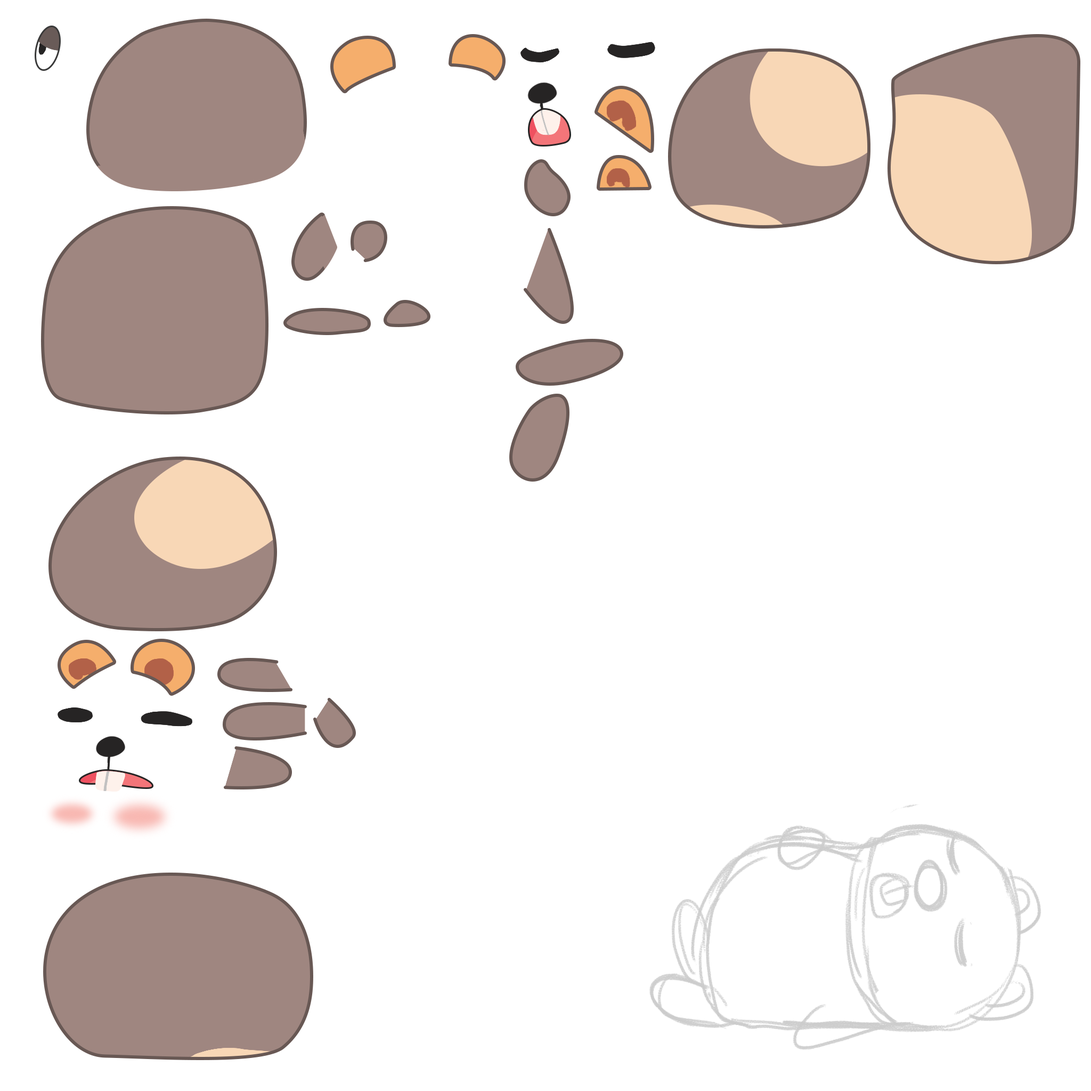
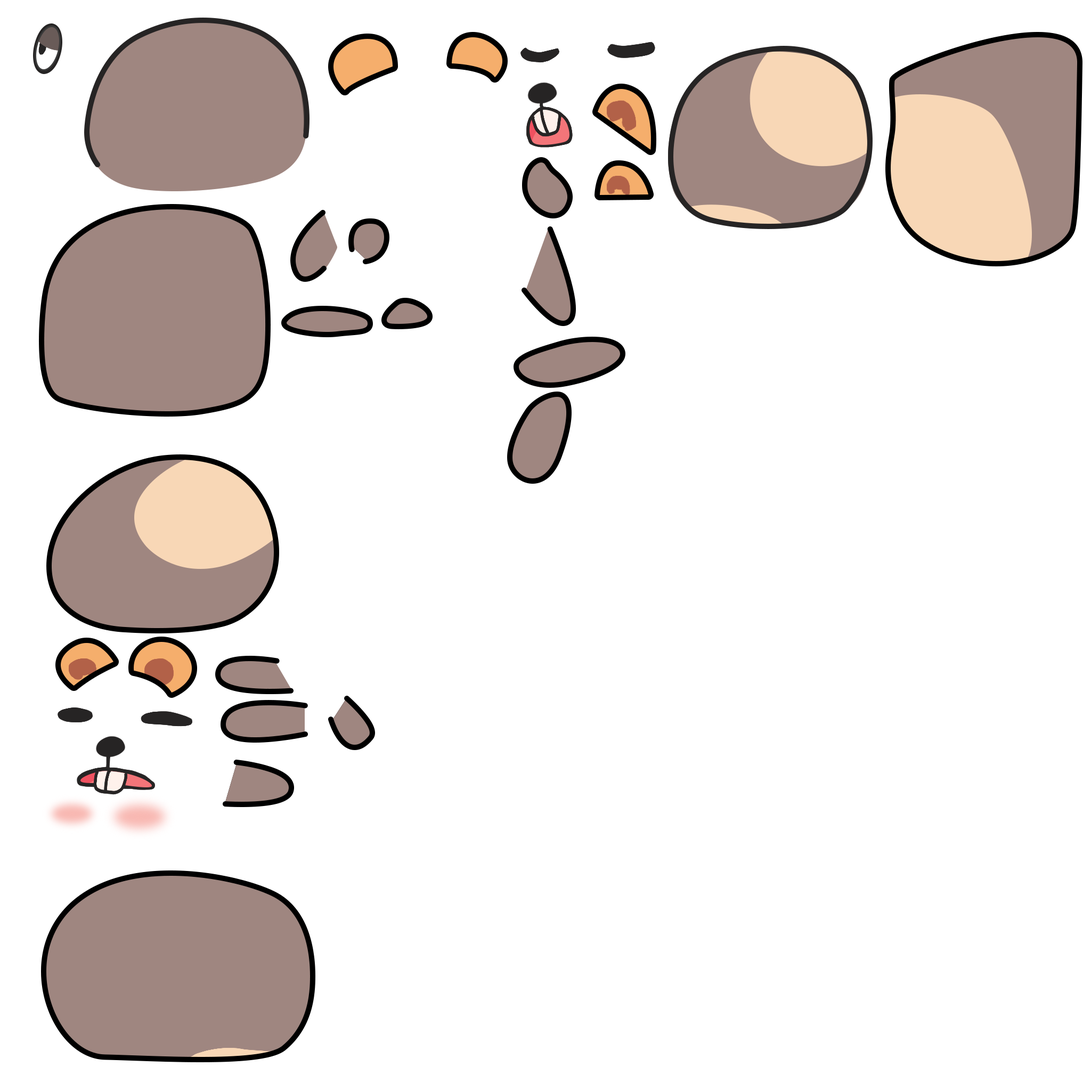
Comparing the layer stacks of the two 1091 x 1091 images. Changes:
hid "Layer 20" over [649, 804, 1042, 1051]
added layer "Shape 29" above "Shape 26" over [668, 45, 873, 230]
painted on "Shape 25" over [594, 155, 654, 201]
painted on "Shape 24" over [592, 83, 657, 156]
painted on "Shape 23" over [522, 157, 573, 219]
painted on "Shape 20" over [521, 226, 577, 327]
painted on "Shape 19" over [885, 31, 1083, 267]
painted on "Shape 21" over [507, 391, 572, 484]
painted on "Shape 22" over [513, 336, 626, 388]
added layer "Layer 26" in group "Group 2" over [76, 756, 156, 791]
painted on "Shape 11" over [220, 700, 309, 743]
painted on "Shape 16" over [128, 636, 198, 699]
painted on "Shape 10" over [46, 454, 280, 634]
painted on "Shape 15" over [55, 637, 119, 692]
painted on "Shape 9" over [41, 870, 316, 1063]
painted on "Shape 13" over [222, 746, 295, 808]
painted on "Shape 14" over [313, 696, 376, 751]
painted on "Shape 12" over [215, 656, 294, 695]
painted on "Shape 8" over [446, 31, 508, 83]
painted on "Shape 7" over [328, 33, 399, 96]
added layer "Shape 28" in group "Group 1" over [84, 17, 310, 168]
added layer "Shape 27" in group "Group 1" over [290, 209, 327, 282]
painted on "Shape 2" over [38, 204, 271, 417]
painted on "Shape 5" over [281, 305, 374, 338]
…and 7 more changes (4 added, 1 moved_by, 2 painted)
